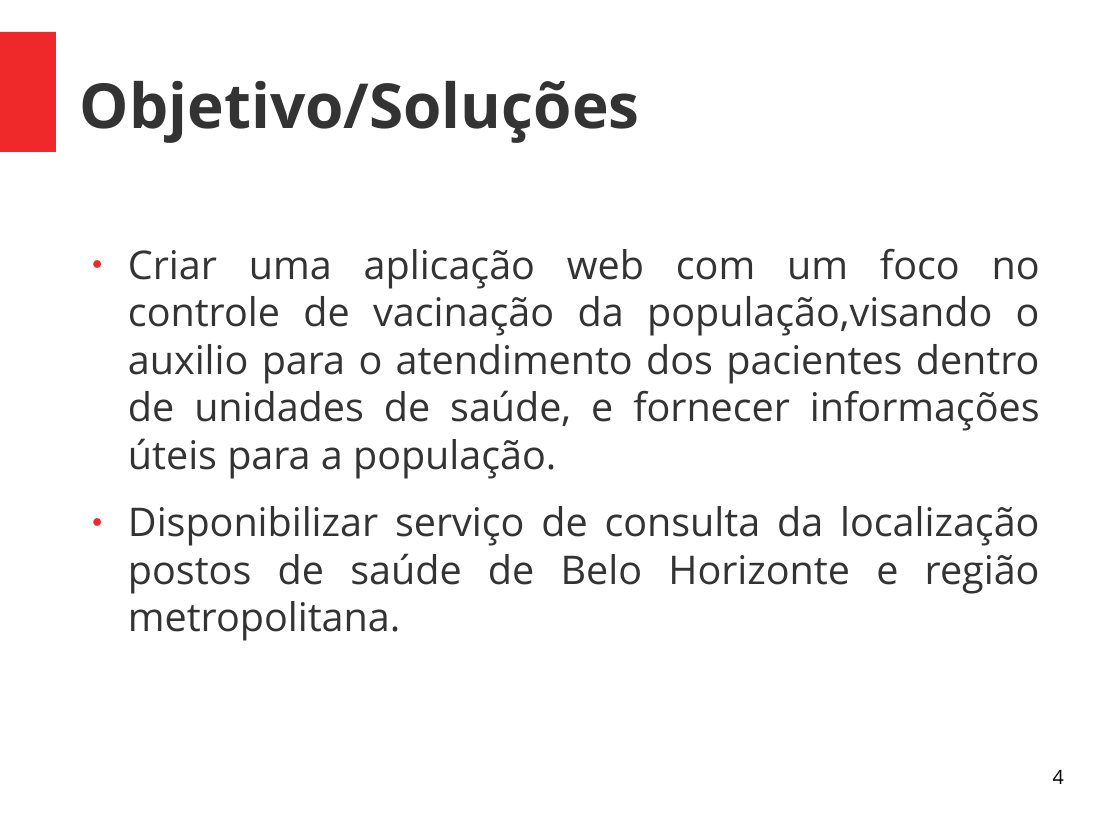
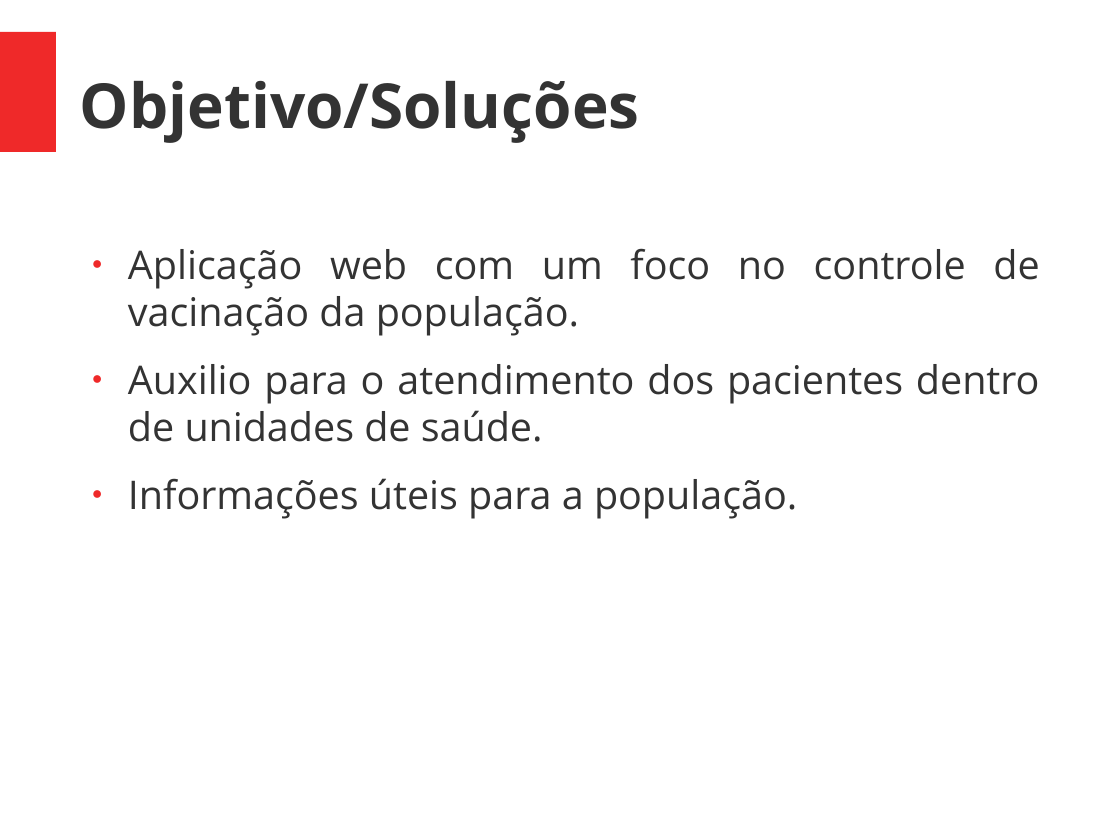
Before and after one commit to Saulodm/TCC, a slide deck: slide 4 of Apresentação/pré banca.odp. Drawn at 1120x840 pixels with LibreOffice and Linux fonts; fonts in the diff are those of the drawing. Boxes give left, top, right and bottom in pixels: in the first picture for what was removed or moved away, otherwise in the second. Text is boxed around its words. In the diff, an @@ line names an element or a change of style, - is before the commit and + after.

```diff
--- a/Apresentação/pré banca.odp
+++ b/Apresentação/pré banca.odp
@@ text at (128, 248, 1040, 519): text changed @@
-● Criar uma aplicação web com um foco no controle de vacinação da população,visando o auxilio para o atendimento dos pacientes dentro de unidades de saúde, e fornecer informações úteis para a população.
-● Disponibilizar serviço de consulta da localização postos de saúde de Belo Horizonte e região metropolitana.
+● Aplicação web com um foco no controle de vacinação da população.
+● Auxilio para o atendimento dos pacientes dentro de unidades de saúde.
+● Informações úteis para a população.
@@ page number removed at (1053, 769, 1064, 784) @@
-4
```
Also in this commit, not shown: 6 other slides changed, 3 slides added, 5 slides removed, 22 other files.
